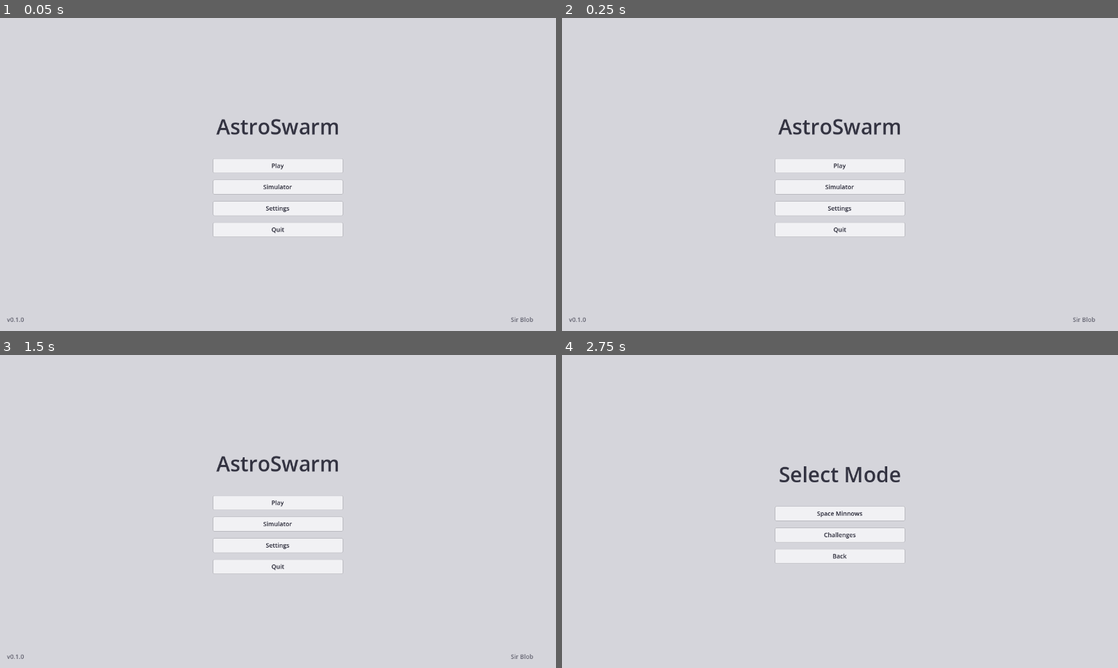
Above: before the commit, frames 1-4 (two rows, left to right).
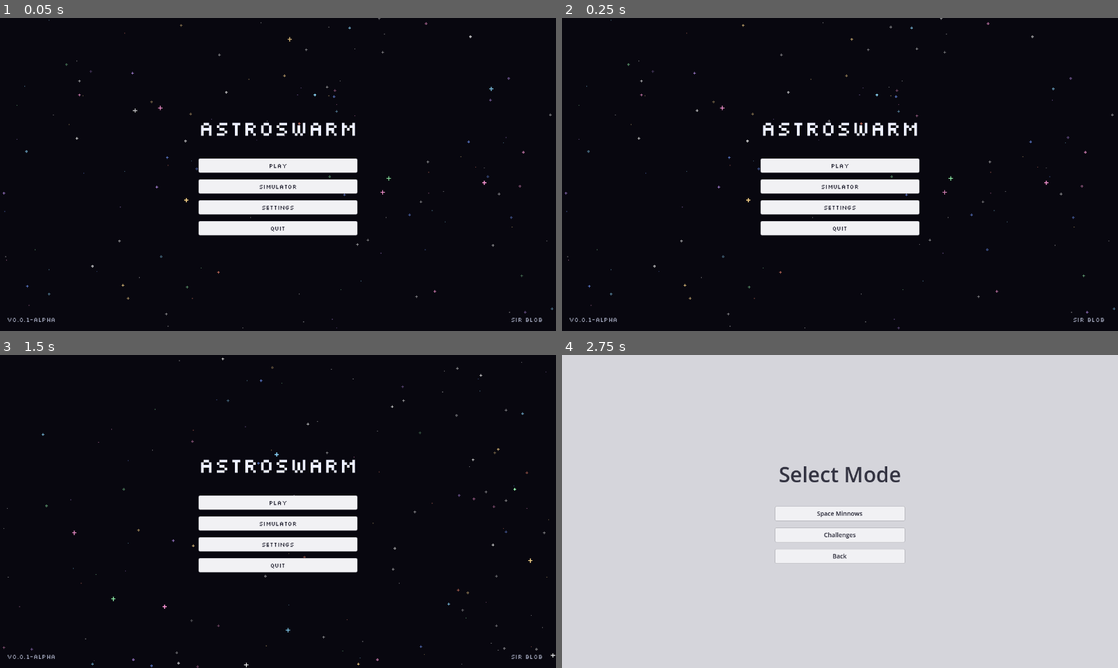
Above: after the commit, the same moments.

Repository: GMU-ASRC/astro-swarm
Game: Godot game, scene res://levels/HomeScene.tscn
The game is run twice, just before and just after one commit, with the same random seed, the same clock (stepped at 60 frames per second) and the same inputs.
Inputs:
- Up to frame 1 (0.05 s): no input
- Up to frame 2 (0.25 s): no input
- Up to frame 3 (1.5 s): click "Play" at 0.5 s; click "Back" at 1.25 s
- Up to frame 4 (2.75 s): click "Play" at 2 s

The runs differ from the first frame. In frame 1, 96% of the frame differs, in the area x 0-100%, y 0-100%; in frame 2, 96%; in frame 3, 96%; in frame 4, nothing differs.

Commit message:
Added home screen starfield background

Diff:
--- a/levels/HomeScene.gd
+++ b/levels/HomeScene.gd
@@ -1,6 +1,6 @@
 extends Control
 
-const VERSION := "v0.1.0"
+const VERSION := "v0.0.1-alpha"
 
 func _ready():
 	get_tree().paused = false
--- a/levels/HomeScene.tscn
+++ b/levels/HomeScene.tscn
@@ -1,7 +1,8 @@
 [gd_scene format=3 uid="uid://dnsw3eipkvwly"]
 
-[ext_resource type="Theme" uid="uid://cx62j8fxxxxx" path="res://ui/MainTheme.tres" id="1_theme"]
+[ext_resource type="Theme" path="res://ui/GameTheme.tres" id="1_theme"]
 [ext_resource type="Script" uid="uid://cxyt0xou1000m" path="res://levels/HomeScene.gd" id="2_script"]
+[ext_resource type="Script" uid="uid://dk14eq523l2l4" path="res://ui/game/Starfield.gd" id="3_starfield"]
 
 [node name="HomeScene" type="Control" unique_id=263769714]
 layout_mode = 3
@@ -20,7 +21,17 @@
 anchor_bottom = 1.0
 grow_horizontal = 2
 grow_vertical = 2
-color = Color(0.835, 0.835, 0.859, 1)
+color = Color(0.03388787, 0.029845234, 0.058758005, 1)
+
+[node name="Starfield" type="Control" parent="." unique_id=480270360]
+layout_mode = 1
+anchors_preset = 15
+anchor_right = 1.0
+anchor_bottom = 1.0
+grow_horizontal = 2
+grow_vertical = 2
+mouse_filter = 2
+script = ExtResource("3_starfield")
 
 [node name="VBox" type="VBoxContainer" parent="." unique_id=1115986008]
 layout_mode = 1
@@ -39,6 +50,7 @@
 
 [node name="TitleLabel" type="Label" parent="VBox" unique_id=401448044]
 layout_mode = 2
+theme_override_colors/font_color = Color(0.93, 0.94, 1, 1)
 theme_override_font_sizes/font_size = 48
 text = "AstroSwarm"
 horizontal_alignment = 1
@@ -73,7 +85,7 @@
 offset_right = 116.0
 offset_bottom = -16.0
 grow_vertical = 0
-theme_override_colors/font_color = Color(0.4, 0.4, 0.45, 1)
+theme_override_colors/font_color = Color(0.62, 0.64, 0.72, 1)
 text = "v0.0.1-alpha"
 
 [node name="Author" type="Label" parent="." unique_id=1646247741]
@@ -88,5 +100,5 @@
 offset_right = 100.95996
 offset_bottom = -16.0
 grow_vertical = 0
-theme_override_colors/font_color = Color(0.4, 0.4, 0.45, 1)
+theme_override_colors/font_color = Color(0.62, 0.64, 0.72, 1)
 text = "Sir Blob"
--- a/project.godot
+++ b/project.godot
@@ -13,7 +13,7 @@
 config/name="AstroSwarm"
 run/main_scene="res://levels/HomeScene.tscn"
 config/features=PackedStringArray("4.6", "Forward Plus")
-boot_splash/bg_color=Color(0.41308674, 0.2613055, 0.5490473, 1)
+boot_splash/bg_color=Color(0.09803922, 0.09019608, 0.14117648, 1)
 boot_splash/stretch_mode=4
 boot_splash/image="uid://dp7a4ykc8rh7q"
 config/icon="res://icon.svg"
--- /dev/null
+++ b/ui/game/Starfield.gd
@@ -0,0 +1,103 @@
+extends Control
+
+const LAYERS := [
+	{ "count": 70, "scale": 0.20, "min_arm": 0, "max_arm": 1, "alpha": 0.45, "tw": 0.25 },
+	{ "count": 45, "scale": 0.50, "min_arm": 1, "max_arm": 1, "alpha": 0.70, "tw": 0.45 },
+	{ "count": 24, "scale": 1.00, "min_arm": 1, "max_arm": 2, "alpha": 1.00, "tw": 0.75 },
+]
+
+const STAR_COLORS := [
+	Color(1.0, 1.0, 1.0, 1.0),
+	Color(0.55, 0.85, 1.0, 1.0),
+	Color(0.45, 0.60, 1.0, 1.0),
+	Color(1.0, 0.85, 0.55, 1.0),
+	Color(1.0, 0.60, 0.85, 1.0),
+	Color(0.78, 0.60, 1.0, 1.0),
+	Color(0.60, 1.0, 0.70, 1.0),
+	Color(1.0, 0.55, 0.45, 1.0),
+]
+
+var STAR_SEED := randi_range(0, 9999999)
+const PIXEL := 2.0
+const MAX_SHIFT := 28.0
+const EASE := 9.0
+
+var _layers: Array = []
+var _time: float = 0.0
+var _mouse_norm: Vector2 = Vector2.ZERO
+var _mouse_target: Vector2 = Vector2.ZERO
+
+func _ready():
+	mouse_filter = Control.MOUSE_FILTER_IGNORE
+	set_anchors_and_offsets_preset(Control.PRESET_FULL_RECT)
+	resized.connect(_regenerate)
+	_regenerate()
+
+func _regenerate():
+	_layers.clear()
+	var rng := RandomNumberGenerator.new()
+	rng.seed = STAR_SEED
+	var area: Vector2 = size
+	if area.x < 1.0 or area.y < 1.0:
+		area = get_viewport_rect().size
+	for cfg in LAYERS:
+		var stars: Array = []
+		var n: int = int(cfg["count"])
+		for i in n:
+			stars.append({
+				"x": rng.randf() * area.x,
+				"y": rng.randf() * area.y,
+				"arm": rng.randi_range(int(cfg["min_arm"]), int(cfg["max_arm"])),
+				"phase": rng.randf() * TAU,
+				"tw": rng.randf_range(0.6, 1.6),
+				"col": _pick_color(rng),
+			})
+		_layers.append({ "cfg": cfg, "stars": stars })
+	queue_redraw()
+
+func _pick_color(rng: RandomNumberGenerator) -> Color:
+	if rng.randf() < 0.35:
+		return STAR_COLORS[0]
+	return STAR_COLORS[rng.randi_range(1, STAR_COLORS.size() - 1)]
+
+func _process(delta: float):
+	_time += delta
+	var area: Vector2 = size
+	if area.x > 1.0 and area.y > 1.0:
+		var m: Vector2 = get_local_mouse_position()
+		var n: Vector2 = (m - area * 0.5) / (area * 0.5)
+		_mouse_target = n.clamp(Vector2(-1.0, -1.0), Vector2(1.0, 1.0))
+	_mouse_norm = _mouse_norm.lerp(_mouse_target, clampf(delta * EASE, 0.0, 1.0))
+	queue_redraw()
+
+func _draw():
+	var area: Vector2 = size
+	if area.x < 1.0 or area.y < 1.0:
+		return
+	for layer in _layers:
+		var cfg: Dictionary = layer["cfg"]
+		var scale_amt: float = float(cfg["scale"])
+		var base_alpha: float = float(cfg["alpha"])
+		var tw_amt: float = float(cfg["tw"])
+		var off: Vector2 = -_mouse_norm * MAX_SHIFT * scale_amt
+		for star in layer["stars"]:
+			var px: float = snappedf(fposmod(float(star["x"]) + off.x, area.x), PIXEL)
+			var py: float = snappedf(fposmod(float(star["y"]) + off.y, area.y), PIXEL)
+			var pulse: float = 0.5 + 0.5 * sin(_time * float(star["tw"]) * 2.0 + float(star["phase"]))
+			var twinkle: float = 1.0 - tw_amt + tw_amt * pulse
+			var col: Color = star["col"]
+			col.a = base_alpha * twinkle
+			var arm: int = int(round(float(star["arm"]) * (0.4 + 0.6 * pulse)))
+			if arm <= 0:
+				draw_rect(Rect2(px, py, PIXEL, PIXEL), col, true)
+			else:
+				_draw_plus(Vector2(px, py), arm, col)
+
+func _draw_plus(p: Vector2, arm: int, col: Color):
+	draw_rect(Rect2(p.x, p.y, PIXEL, PIXEL), col, true)
+	for i in range(1, arm + 1):
+		var d: float = float(i) * PIXEL
+		draw_rect(Rect2(p.x, p.y - d, PIXEL, PIXEL), col, true)
+		draw_rect(Rect2(p.x, p.y + d, PIXEL, PIXEL), col, true)
+		draw_rect(Rect2(p.x - d, p.y, PIXEL, PIXEL), col, true)
+		draw_rect(Rect2(p.x + d, p.y, PIXEL, PIXEL), col, true)
Not shown, added: ui/game/Starfield.gd.uid
